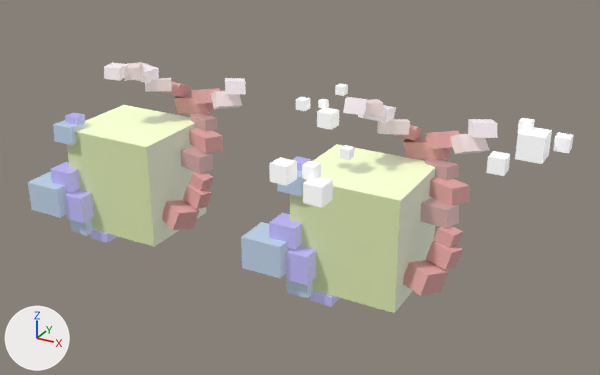
The FBX model abstractfuntimes/Assets/Environments/04_27 updated sky env idle anim.fbx, before and after one commit.
Camera for both pictures: a camera (50 mm lens) standing at (0.292, -0.701, 0.423) and looking at (-0.048, -0.083, 0.113). Lighting does not change. The marker at lower left points along +X, +Y and +Z. Where no turn or scale is listed for an object, it has been applied to the vertices.

Objects in the first picture: 'Clouds', 'sky_env', 'sky_env_obj'.
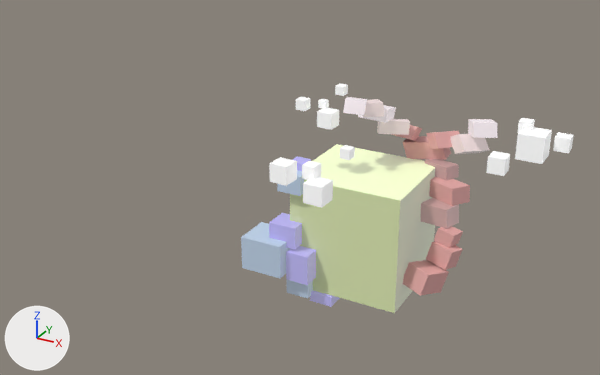
The change in detail:
Object 'sky_env_obj' (ob_sky_env_obj) is deleted.

Pixel boxes (x1, y1, x2, y2) of what changed, in the pictures (600 x 375 px):
'sky_env_obj', deleted
    before: (28, 62, 246, 247)
    faces in mat_green (green #e8f5bb): (67, 132, 154, 247)
    faces in mat_red (pink #e8acaa): (159, 82, 224, 230)
    faces in mat_green2 (green #b0b98d): (146, 123, 206, 247)
    faces in mat_green1 (green #f2ffc3): (76, 105, 194, 147)
    faces in mat_blue (blue #b3cae3): (28, 120, 93, 236)
